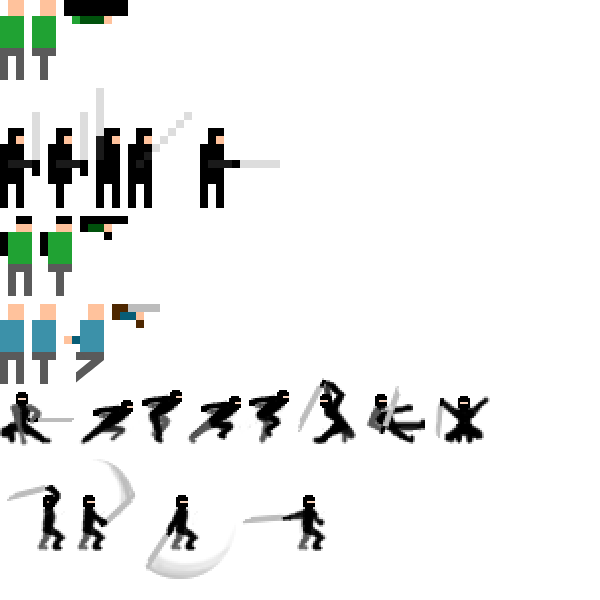
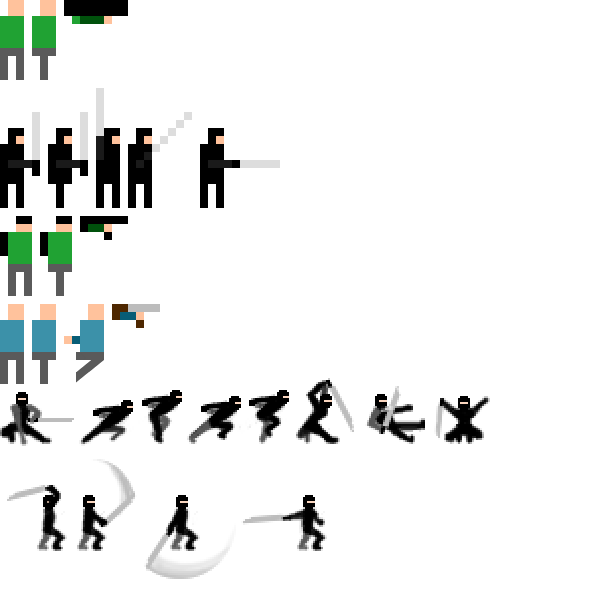
Revision of a layered 600x600 image; what changed, layer by layer:
painted on "ninja2_parry" over bbox(296, 378, 356, 444)
